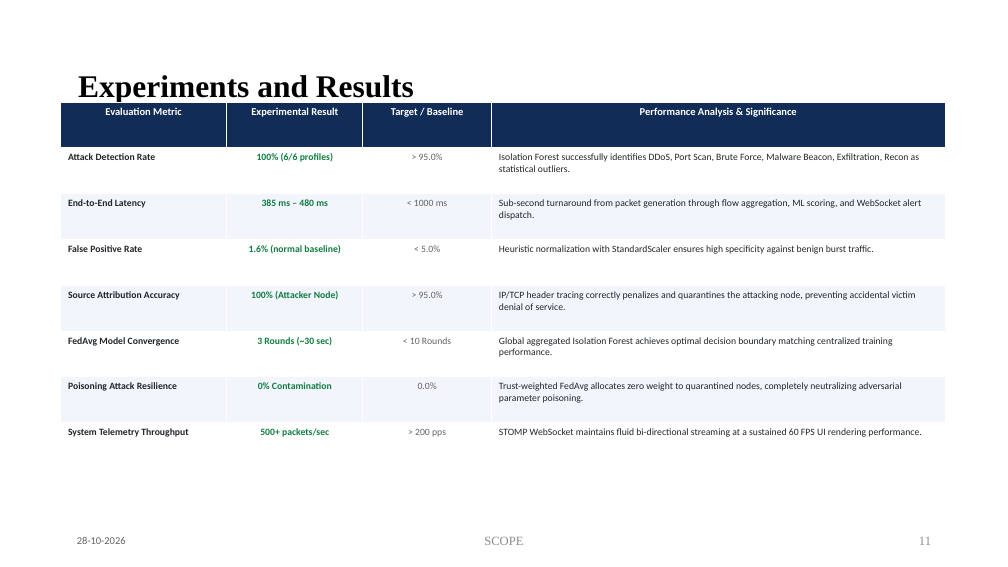
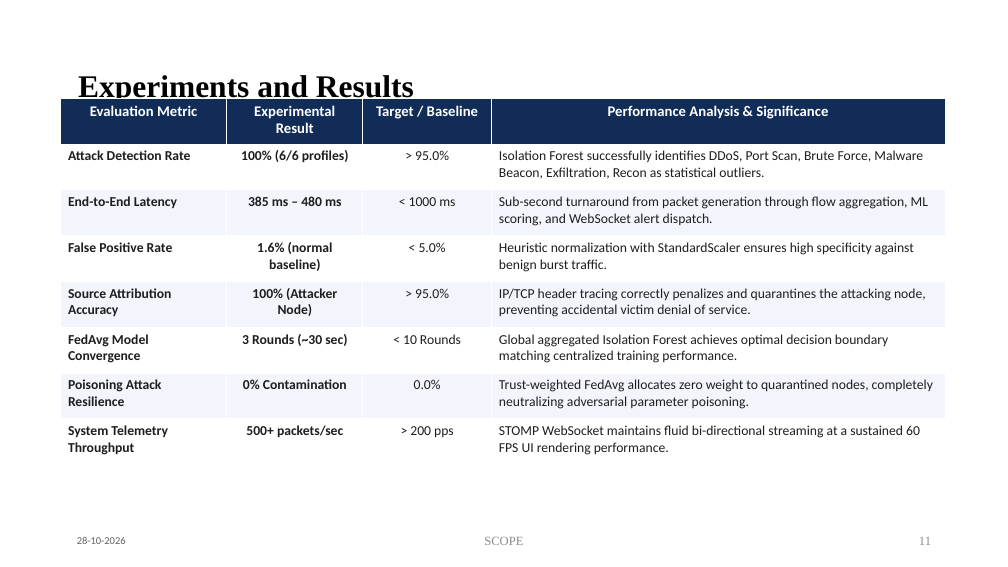
Before and after one commit to Prasanth4689/Federated-Anomaly-Detection, a slide deck: slide 11 of docs/BCSE497J_Review3_Presentation.pptx. Drawn at 1008x567 pixels with LibreOffice and Linux fonts; fonts in the diff are those of the drawing. Boxes give left, top, right and bottom in pixels: in the first picture for what was removed or moved away, otherwise in the second. Text is boxed around its words. In the diff, an @@ line names an element or a change of style, - is before the commit and + after.

```diff
--- a/docs/BCSE497J_Review3_Presentation.pptx
+++ b/docs/BCSE497J_Review3_Presentation.pptx
@@ table at [60,98,945,499] @@
@@ size 10 to 14 pt in "Evaluation Metric", "Experimental Result", "Target / Baseline", "Performance Analysis & Significance" @@
@@ size 9.2 to 13 pt @@
@@ text colour #212529 to #1E1E1E in "Attack Detection Rate", "Isolation Forest successfully identifies DDoS, Port Scan, ...", "End-to-End Latency", "Sub-second turnaround from packet generation through flow ..." and 10 more places @@
@@ text colour #107C41 to #1E1E1E in "100% (6/6 profiles)", "385 ms – 480 ms", "1.6% (normal baseline)", "100% (Attacker Node)" and 3 more places @@
@@ text colour #646464 to #1E1E1E in "> 95.0%", "< 1000 ms", "< 5.0%", "> 95.0%" and 3 more places @@
@@ table: place and size @@
-table at [60,102,945,469]
+table at [60,98,945,499]
```
Also in this commit, not shown: 13 other slides changed.
